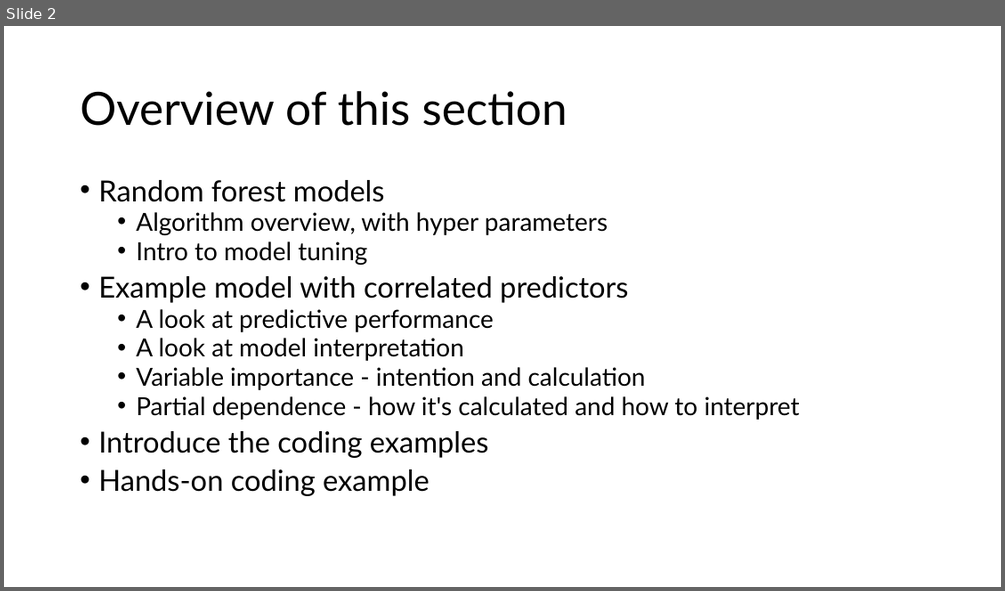
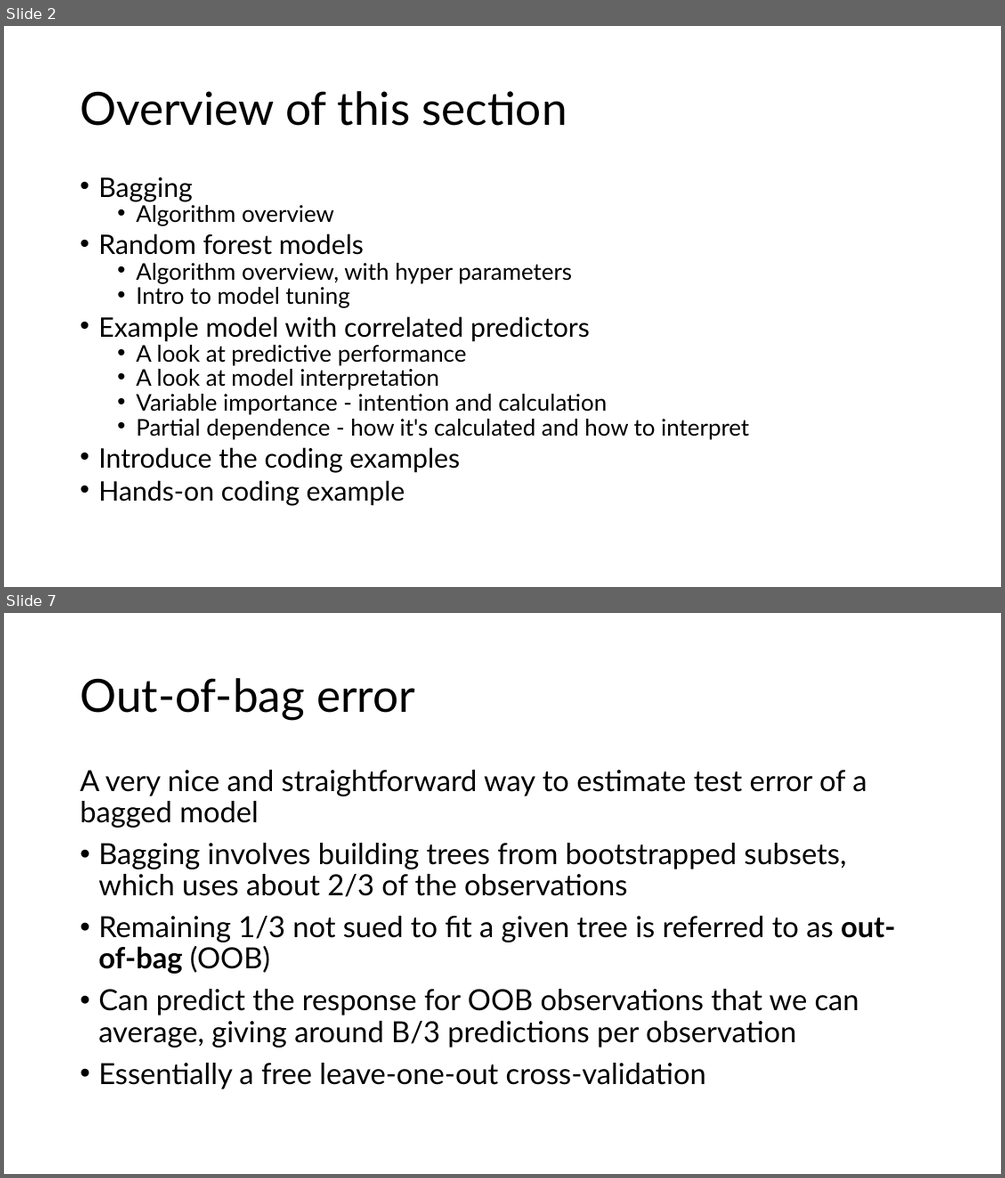
Before and after one commit to grantvagle/ml_methods_workshop, a slide deck: slides/03_random_forests.pptx. Shown one above the other, each under a label of ours: slide 2 before the commit, slides 2 and 7 after it; the slides between them are not shown. The pictures are 1005x591 and 1005x1178 pixels, drawn with LibreOffice and Linux fonts; fonts in the diff are those of the drawing. Boxes give left, top, right and bottom in pixels: in the first picture for what was removed or moved away, otherwise in the second. Text is boxed around its words. In the diff, an @@ line names an element or a change of style, - is before the commit and + after.

Commit message:
Add files via upload
Updated bagging and random forest draft slides

```diff
--- a/slides/03_random_forests.pptx
+++ b/slides/03_random_forests.pptx
@@ slide 7 added at (x1=4, y1=613, x2=1001, y2=1174), background #FFFFFF @@
@@ title added at (x1=80, y1=678, x2=415, y2=720), 44 pt, text #000000 @@
+Out-of-bag error
@@ text added at (x1=80, y1=770, x2=895, y2=1089), 28 pt, text #000000 @@
+A very nice and straightforward way to estimate test error of a bagged model
+• Bagging involves building trees from bootstrapped subsets, which uses about 2/3 of the observations
+• Remaining 1/3 not sued to fit a given tree is referred to as out-of-bag (OOB)
+• Can predict the response for OOB observations that we can average, giving around B/3 predictions per observation
+• Essentially a free leave-one-out cross-validation
@@ slide 2 changed as well @@
@@ text at (x1=98, y1=177, x2=334, y2=226): paragraphs added @@
+• Bagging
+  • Algorithm overview
@@ text at (x1=98, y1=233, x2=749, y2=506): size 28 to 25.9 pt in "Random forest models", "Example model with correlated predictors", "Introduce the coding examples", "Hands-on coding example"; size 24 to 22.2 pt in "Algorithm overview, with hyper parameters", "Intro to model tuning", "A look at predictive performance", "A look at model interpretation" and 2 more places; line spacing 0.8 to 0.7 @@
```
Also in this commit, not shown: 1 other slide changed, 7 other slides added, 1 slide removed.
